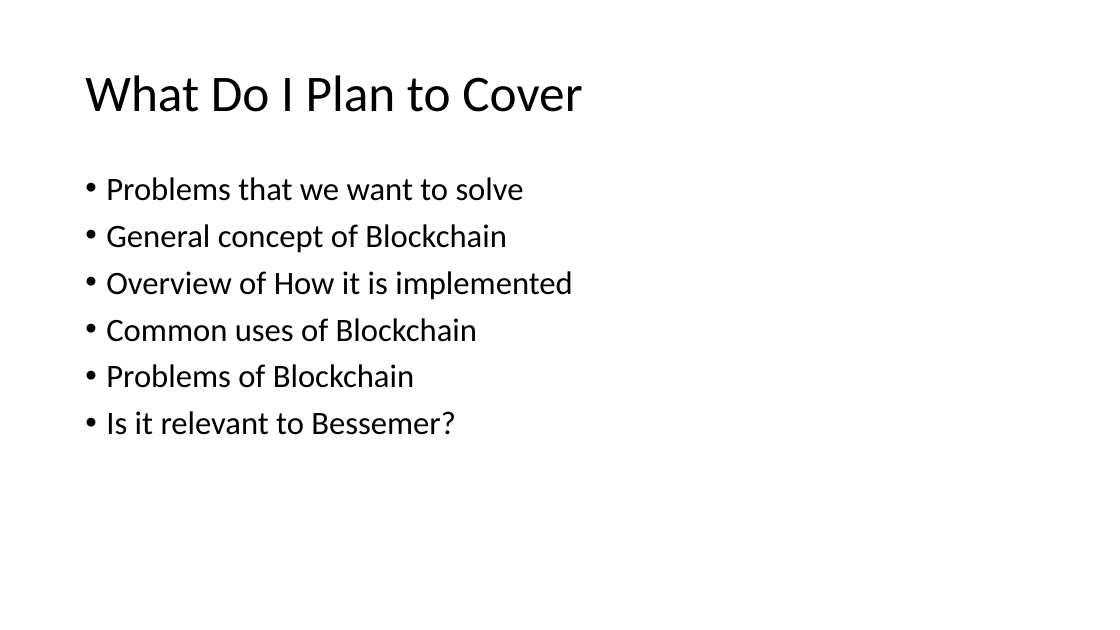
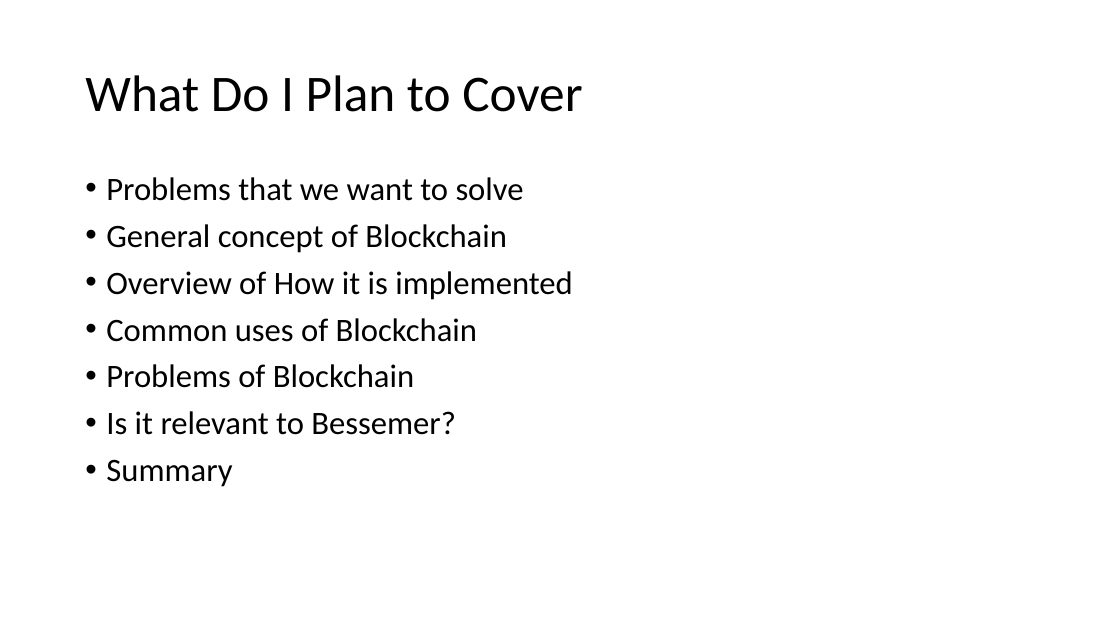
Before and after one commit to ParasDalal/TechNotes, a slide deck: slide 2 of The Future of Blockchain.pptx. Drawn at 1120x630 pixels with LibreOffice and Linux fonts; fonts in the diff are those of the drawing. Boxes give left, top, right and bottom in pixels: in the first picture for what was removed or moved away, otherwise in the second. Text is boxed around its words. In the diff, an @@ line names an element or a change of style, - is before the commit and + after.

```diff
--- a/The Future of Blockchain.pptx
+++ b/The Future of Blockchain.pptx
@@ text at (106,459,232,487): paragraph added @@
+• Summary
```
Also in this commit, not shown: 1 other slide changed, 2 slides added, 16 other files.
